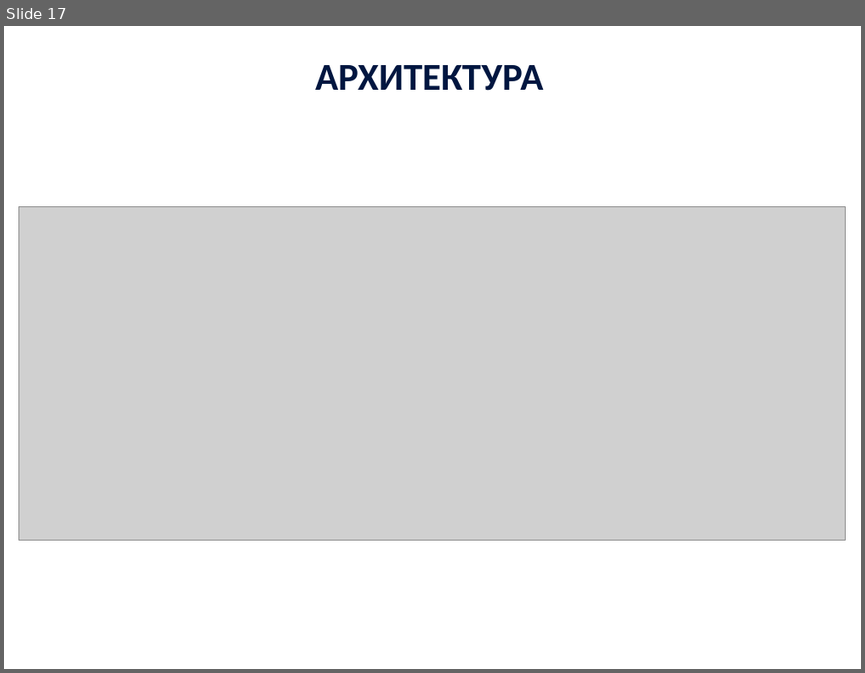
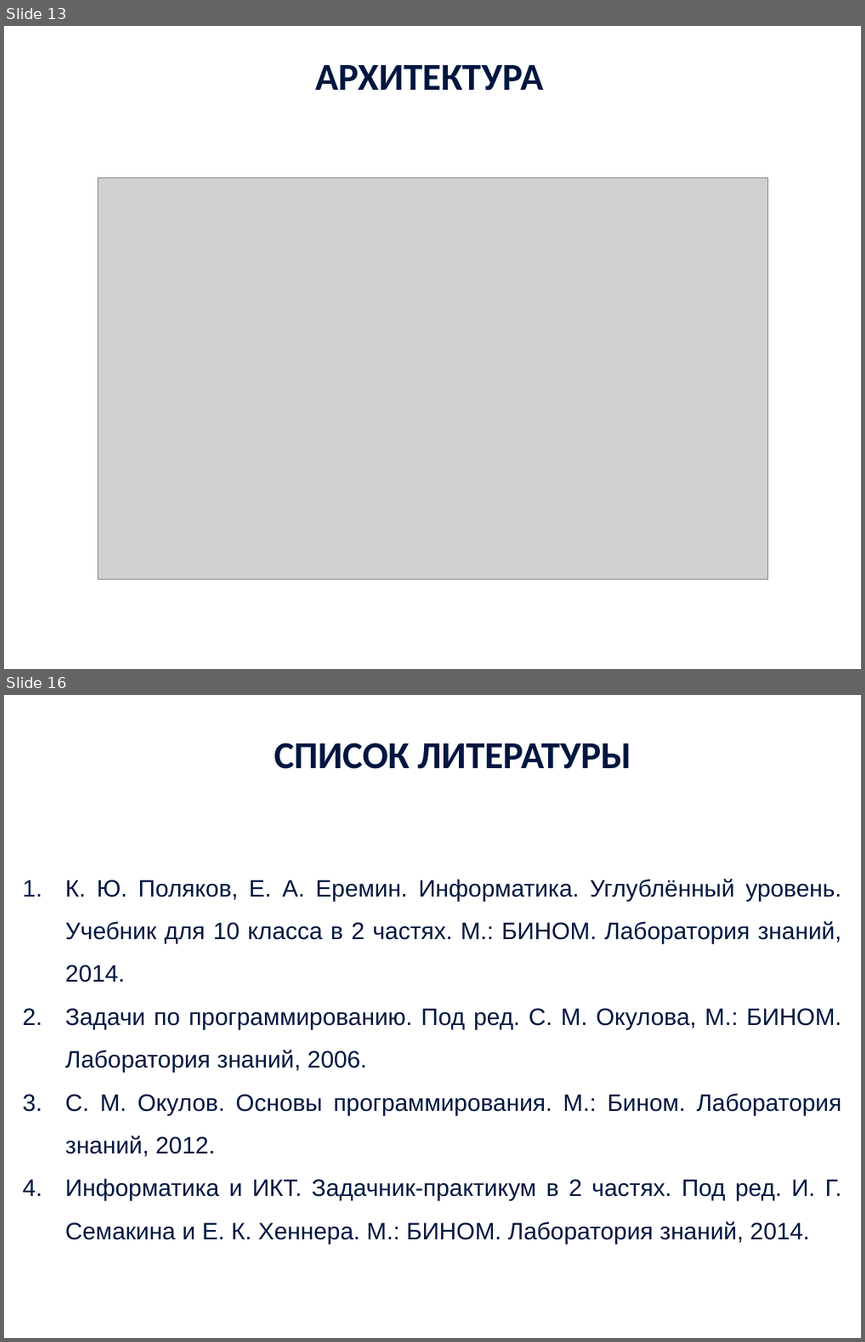
Before and after one commit to JaydenPears/LMS, a slide deck: Documentation/Чернов Владимир Презентация проектной работы.pptx. Shown one above the other, each under a label of ours: slide 17 before the commit, slides 13 and 16 after it; the slides between them are not shown. The pictures are 865x673 and 865x1342 pixels, drawn with LibreOffice and Linux fonts; fonts in the diff are those of the drawing; grey boxes stand for pictures; background and template pictures are left out. Boxes give left, top, right and bottom in pixels: in the first picture for what was removed or moved away, otherwise in the second. Text is boxed around its words. In the diff, an @@ line names an element or a change of style, - is before the commit and + after.

```diff
--- a/Documentation/Чернов Владимир Презентация проектной работы.pptx
+++ b/Documentation/Чернов Владимир Презентация проектной работы.pptx
@@ slide 16 added at (x1=4, y1=695, x2=861, y2=1338), background picture (left out) @@
@@ text added at (x1=274, y1=743, x2=630, y2=769), 32 pt, text #001640, bold @@
+СПИСОК ЛИТЕРАТУРЫ
@@ text added at (x1=65, y1=879, x2=842, y2=1243), 20 pt, text #001640 @@
+1. К. Ю. Поляков, Е. А. Еремин. Информатика. Углублённый уровень. Учебник для 10 класса в 2 частях. М.: БИНОМ. Лаборатория знаний, 2014.
+2. Задачи по программированию. Под ред. С. М. Окулова, М.: БИНОМ. Лаборатория знаний, 2006.
+3. С. М. Окулов. Основы программирования. М.: Бином. Лаборатория знаний, 2012.
+4. Информатика и ИКТ. Задачник-практикум в 2 частях. Под ред. И. Г. Семакина и Е. К. Хеннера. М.: БИНОМ. Лаборатория знаний, 2014.
@@ what was slide 17 is now slide 13 @@
@@ slide 13 changed as well @@
@@ picture resized from (x1=18, y1=207, x2=845, y2=540) to (x1=98, y1=177, x2=767, y2=578) @@
```
Also in this commit, not shown: 3 other slides changed, 12 other slides added, 24 slides removed, 4 other files.
